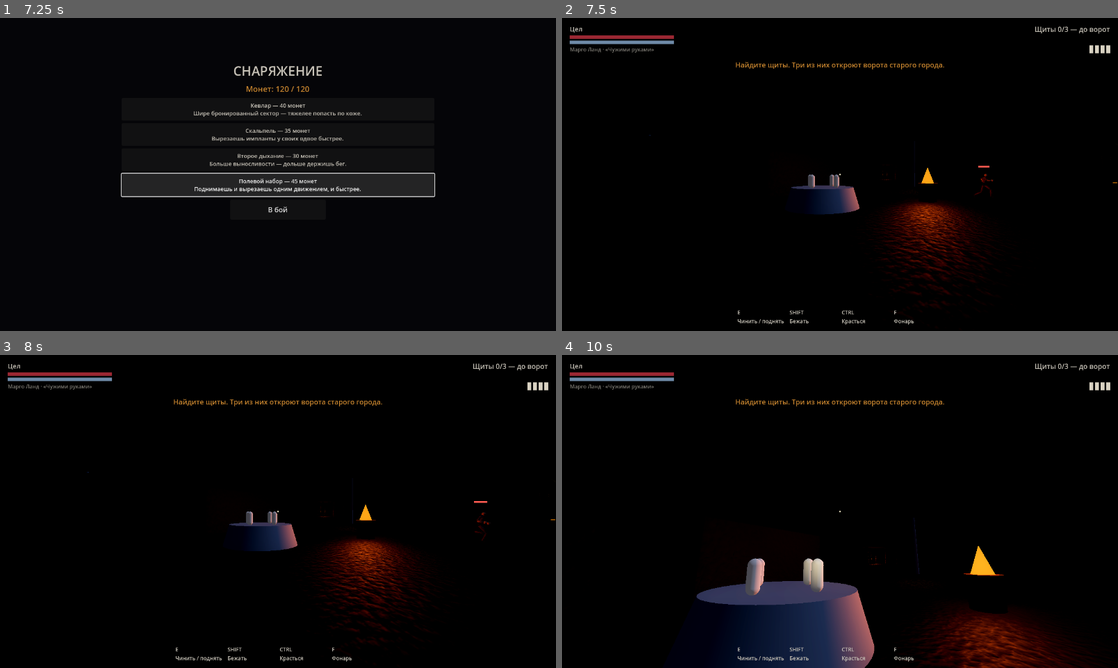
Above: before the commit, frames 1-4 (two rows, left to right).
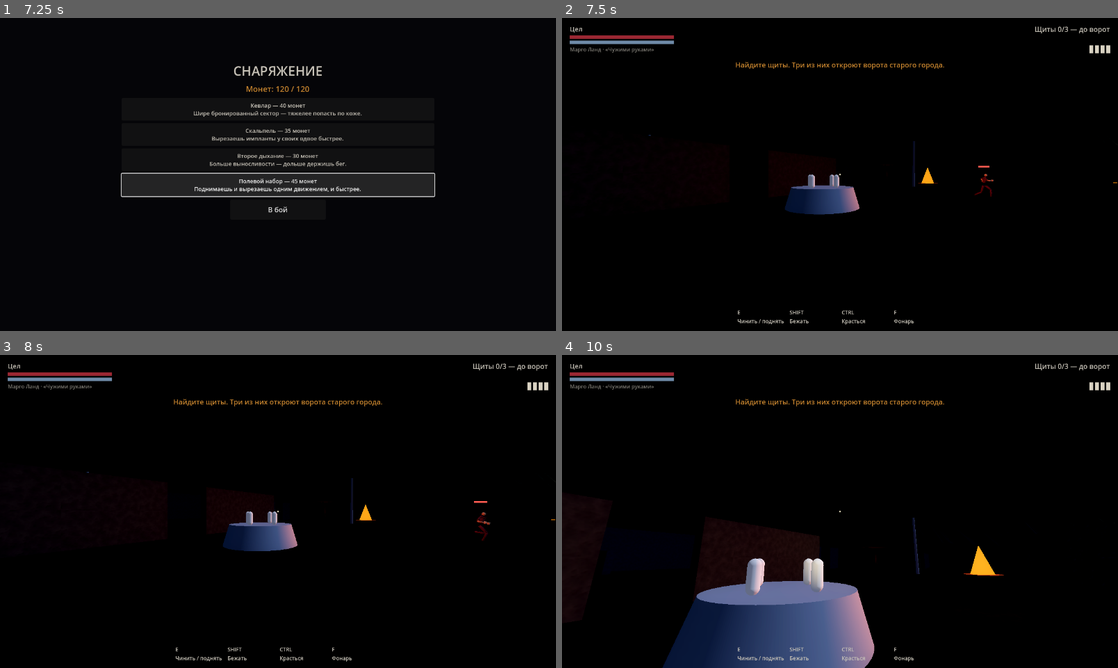
Above: after the commit, the same moments.

Repository: mironbagimov-source/Wolf
Game: Godot game, scene res://scenes/main.tscn
Two runs of this game, one before a commit and one after it. Both use one fixed random seed, a clock stepped at 60 frames per second and the inputs below.
Inputs (mouse positions are in pixels of both pictures, inside the frame that each line leads up to):
- Up to frame 1 (7.25 s): click "Марго Ланд «Чужими руками» По…" at 0.5 s; click "Кевлар — 40 монет Шире бронир…" at 1.25 s; click "✓ Кевлар — 40 монет Шире брон…" at 2 s; click "Скальпель — 35 монет Вырезаеш…" at 2.75 s; click "✓ Скальпель — 35 монет Выреза…" at 3.5 s; click "Второе дыхание — 30 монет Бол…" at 4.25 s; click "✓ Второе дыхание — 30 монет Б…" at 5 s; click "Полевой набор — 45 монет Подн…" at 5.75 s; click "✓ Полевой набор — 45 монет По…" at 6.5 s
- Up to frame 2 (7.5 s): click "В бой" at 7.25 s
- Up to frame 3 (8 s): no input
- Up to frame 4 (10 s): tap Enter at 8 s; move the mouse to (867, 511) at 8.02 s; hold Ctrl (crouch) 8.03-8.78 s; hold W (move_forward) from 8.03 s (still down); click (867, 511) at 8.17 s; move the mouse to (812, 511) at 8.77 s; tap G (drop) at 8.85 s; move the mouse to (851, 505) at 9.52 s; tap F (flashlight) at 9.6 s

Frame 1 is identical in both runs. In frame 2, 3.5% of the frame differs, in the area x 15-100%, y 37-93%; in frame 3, 3.6%; in frame 4, 13%, in the area x 0-96%, y 52-100%.

Commit message:
Drawn look: toon shading + ink outlines, brighter dark zones
Cel/toon diffuse and specular on every material so light lands in bands
instead of a smooth gradient, plus an inverted-hull ink outline on
characters and tree trunks — the low-poly reads as a hand-drawn cartoon
rather than cheap 3D. All via StandardMaterial3D (DIFFUSE_TOON + a
cull-front grow next_pass), so the state-driven emission flashes still
work and nothing in the pipeline broke.

Lighting tuned so the toon bands are visible: dark zones (crossroads,
catacombs, old city) get more ambient and sun; jungle stays open
daylight. Smoke test green (78).

Co-Authored-By: Claude Opus 5 <noreply@anthropic.com>
Claude-Session: https://claude.ai/code/session_01Qyt78eqF5rs7coKwjQM6Ei

Diff:
--- a/godot/scripts/body_skin.gd
+++ b/godot/scripts/body_skin.gd
@@ -78,7 +78,30 @@
 	else:
 		material.emission = accent
 		material.emission_energy_multiplier = 0.06
+
+	# Рисованная подача: свет ложится ступенями (toon), а не гладким градиентом,
+	# и по силуэту идёт чёрный контур — так лоу-поли читается как мультяшный
+	# рисунок, а не как «дешёвое 3D».
+	material.diffuse_mode = BaseMaterial3D.DIFFUSE_TOON
+	material.specular_mode = BaseMaterial3D.SPECULAR_TOON
+	material.next_pass = _ink(0.045)
 	return material
+
+
+## Контур: инвертированная оболочка. Второй проход рисует чуть раздутую модель
+## изнутри чёрным — снаружи остаётся ободок. Один материал на всех, кэшируется.
+static func _ink(width: float) -> StandardMaterial3D:
+	var key := "ink|%.3f" % width
+	if _textures.has(key):
+		return _textures[key]
+	var m := StandardMaterial3D.new()
+	m.shading_mode = BaseMaterial3D.SHADING_MODE_UNSHADED
+	m.albedo_color = Color("07070b")
+	m.cull_mode = BaseMaterial3D.CULL_FRONT
+	m.grow = true
+	m.grow_amount = width
+	_textures[key] = m
+	return m
 
 
 ## Высотное поле узора: одно на скин, из него делаются и цвет, и рельеф, и
--- a/godot/scripts/match_runner.gd
+++ b/godot/scripts/match_runner.gd
@@ -152,8 +152,8 @@
 	_env.background_mode = Environment.BG_COLOR
 	_env.background_color = Color("05060a")
 	_env.ambient_light_source = Environment.AMBIENT_SOURCE_COLOR
-	_env.ambient_light_color = Color("2b3346")
-	_env.ambient_light_energy = 1.25
+	_env.ambient_light_color = Color("39445e")
+	_env.ambient_light_energy = 1.7
 	_env.fog_enabled = true
 	_env.fog_light_color = Color("06070c")
 	_env.fog_density = 0.016
@@ -186,7 +186,7 @@
 
 	_sun = DirectionalLight3D.new()
 	_sun.light_color = Color("6b7a9c")
-	_sun.light_energy = 0.8
+	_sun.light_energy = 1.15
 	_sun.rotation_degrees = Vector3(-50, 30, 0)
 	_level_root.add_child(_sun)
 
--- a/godot/scripts/surfaces.gd
+++ b/godot/scripts/surfaces.gd
@@ -46,6 +46,13 @@
 	mat.normal_scale = spec.bump
 	mat.roughness_texture = _rough(profile, spec)
 	mat.roughness_texture_channel = BaseMaterial3D.TEXTURE_CHANNEL_RED
+
+	# Рисованная подача: свет ступенями. Контур ставим только на стволы (bark) —
+	# на шестистах стенах он был бы шумом и лишними отрисовками.
+	mat.diffuse_mode = BaseMaterial3D.DIFFUSE_TOON
+	mat.specular_mode = BaseMaterial3D.SPECULAR_TOON
+	if profile == "bark":
+		mat.next_pass = BodySkin._ink(0.06)
 
 	_materials[key] = mat
 	return mat
--- a/godot/scripts/world_data.gd
+++ b/godot/scripts/world_data.gd
@@ -27,14 +27,14 @@
 	{
 		"id": "neutral", "title": "Перекрёсток", "danger": 0.12,
 		"rect": {"min_x": -32.0, "max_x": 32.0, "min_z": -28.0, "max_z": 30.0},
-		"ambient": Color("2b3346"), "energy": 1.3, "fog": 0.014,
-		"sun": 0.8, "sun_color": Color("6b7a9c"), "sky": Color("07080d"),
+		"ambient": Color("39445e"), "energy": 1.7, "fog": 0.014,
+		"sun": 1.15, "sun_color": Color("8492b4"), "sky": Color("0b0d16"),
 	},
 	{
 		"id": "catacombs", "title": "Катакомбы", "danger": 0.72,
 		"rect": {"min_x": -108.0, "max_x": -40.0, "min_z": -40.0, "max_z": 34.0},
-		"ambient": Color("1d2130"), "energy": 0.85, "fog": 0.05,
-		"sun": 0.3, "sun_color": Color("55607e"), "sky": Color("040509"),
+		"ambient": Color("2a2f42"), "energy": 1.2, "fog": 0.045,
+		"sun": 0.7, "sun_color": Color("6470a0"), "sky": Color("07080f"),
 	},
 	{
 		"id": "jungle", "title": "Джунгли", "danger": 0.6,
@@ -51,8 +51,8 @@
 	{
 		"id": "oldcity", "title": "Старый город", "danger": 0.5,
 		"rect": {"min_x": -48.0, "max_x": 48.0, "min_z": -92.0, "max_z": -36.0},
-		"ambient": Color("262a3a"), "energy": 1.2, "fog": 0.024,
-		"sun": 0.7, "sun_color": Color("6b76a0"), "sky": Color("0a0b12"),
+		"ambient": Color("363c52"), "energy": 1.55, "fog": 0.022,
+		"sun": 1.05, "sun_color": Color("7d88b6"), "sky": Color("11131e"),
 	},
 ]
 
Not shown, changed: build/windows/Считалка.pck
Not shown, changed: build/Считалка-ИГРА.zip
Not shown, changed: build/Считалка.pck
